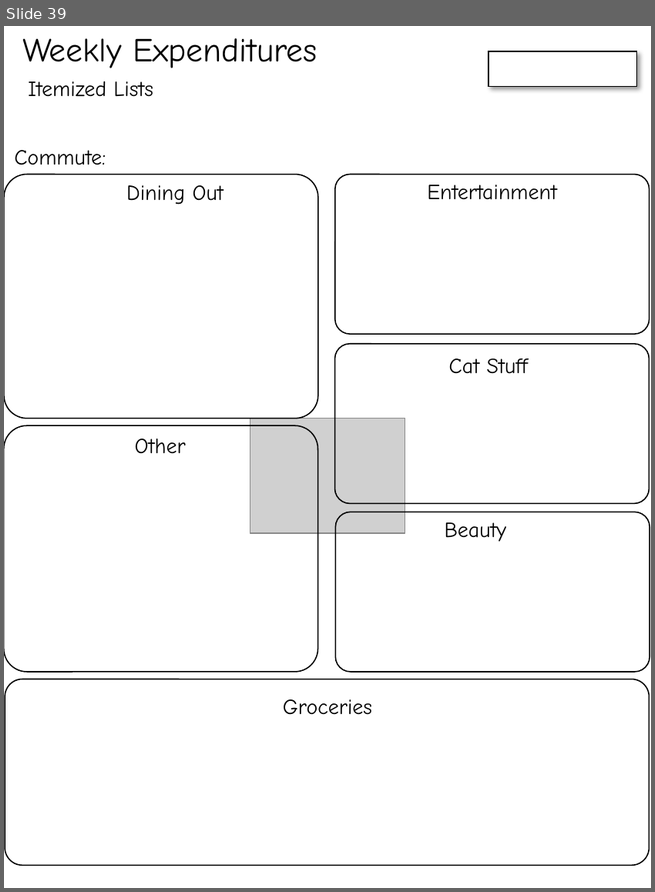
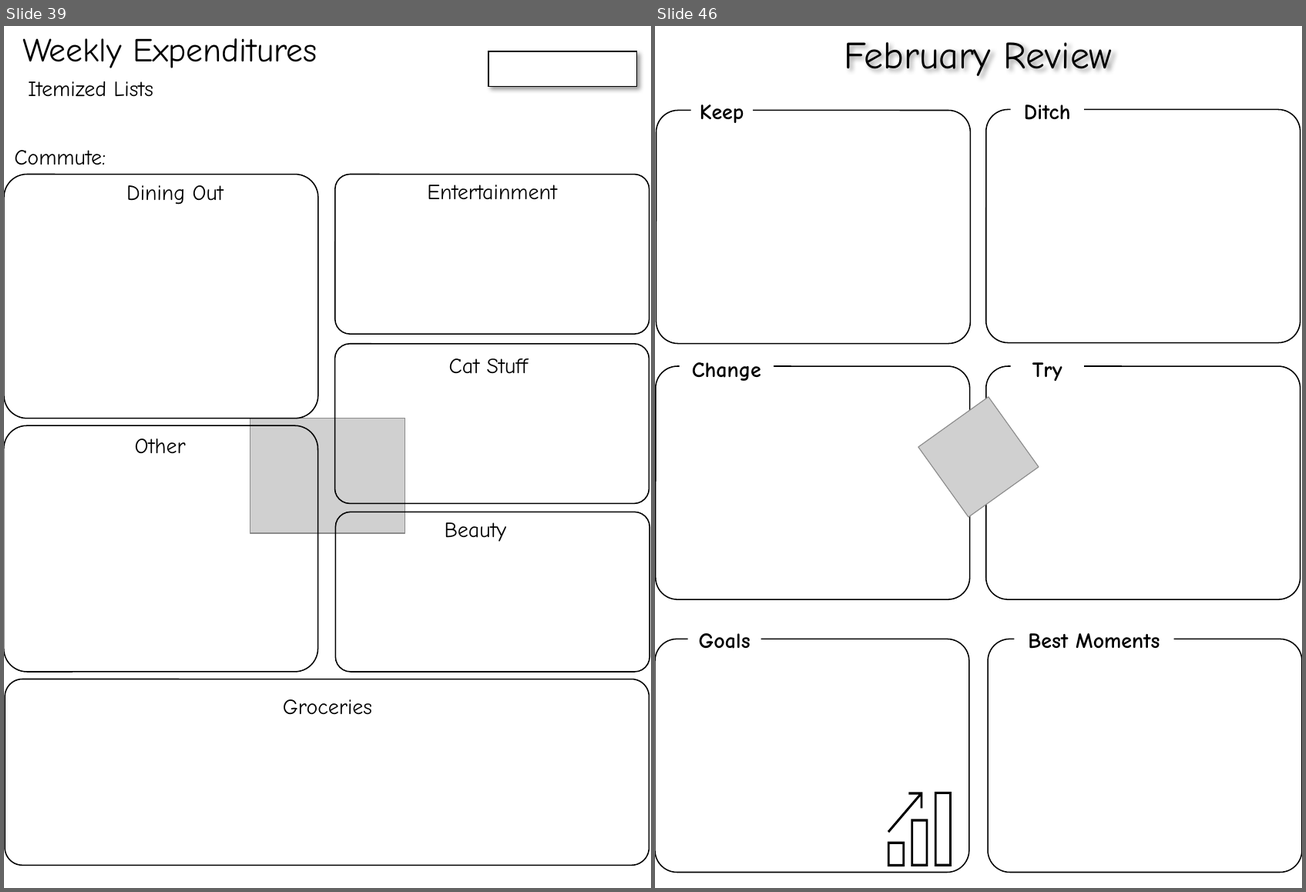
Before and after one commit to cds70409/cds70409.github.io, a slide deck: bujo_printouts.pptx. Shown side by side, each under a label of ours: slide 39 before the commit, slides 39 and 46 after it; the slides between them are not shown. The pictures are 655x892 and 1306x892 pixels, drawn with LibreOffice and Linux fonts; fonts in the diff are those of the drawing; grey boxes stand for pictures. Boxes give left, top, right and bottom in pixels: in the first picture for what was removed or moved away, otherwise in the second. Text is boxed around its words. In the diff, an @@ line names an element or a change of style, - is before the commit and + after.

Commit message:
february

```diff
--- a/bujo_printouts.pptx
+++ b/bujo_printouts.pptx
@@ slide 46 added at bbox=[655, 26, 1302, 888], background #FFFFFF @@
@@ text added at bbox=[844, 42, 1112, 76], 32 pt, text #000000 @@
+February Review
@@ rounded rectangle added at bbox=[656, 111, 970, 344], outline #000000 1 pt @@
@@ text added at bbox=[700, 105, 744, 123], 18 pt, text #000000, bold @@
+Keep
@@ rounded rectangle added at bbox=[986, 110, 1300, 343], outline #000000 1 pt @@
@@ text added at bbox=[1024, 105, 1071, 120], 18 pt, text #000000, bold @@
+Ditch
@@ rounded rectangle added at bbox=[656, 366, 970, 600], outline #000000 1 pt @@
@@ text added at bbox=[692, 362, 761, 381], 18 pt, text #000000, bold @@
+Change
@@ rounded rectangle added at bbox=[986, 366, 1300, 600], outline #000000 1 pt @@
@@ text added at bbox=[1032, 362, 1062, 381], 18 pt, text #000000, bold @@
+Try
@@ picture added at bbox=[918, 397, 1038, 517] @@
@@ rounded rectangle added at bbox=[655, 639, 969, 873], outline #000000 1 pt @@
@@ text added at bbox=[699, 634, 750, 649], 18 pt, text #000000, bold @@
+Goals
@@ rounded rectangle added at bbox=[988, 639, 1302, 873], outline #000000 1 pt @@
@@ text added at bbox=[1028, 634, 1159, 649], 18 pt, text #000000, bold @@
+Best Moments
@@ group added at bbox=[888, 792, 951, 867]: 4 freeform shapes @@
```
Also in this commit, not shown: 8 other slides added.
